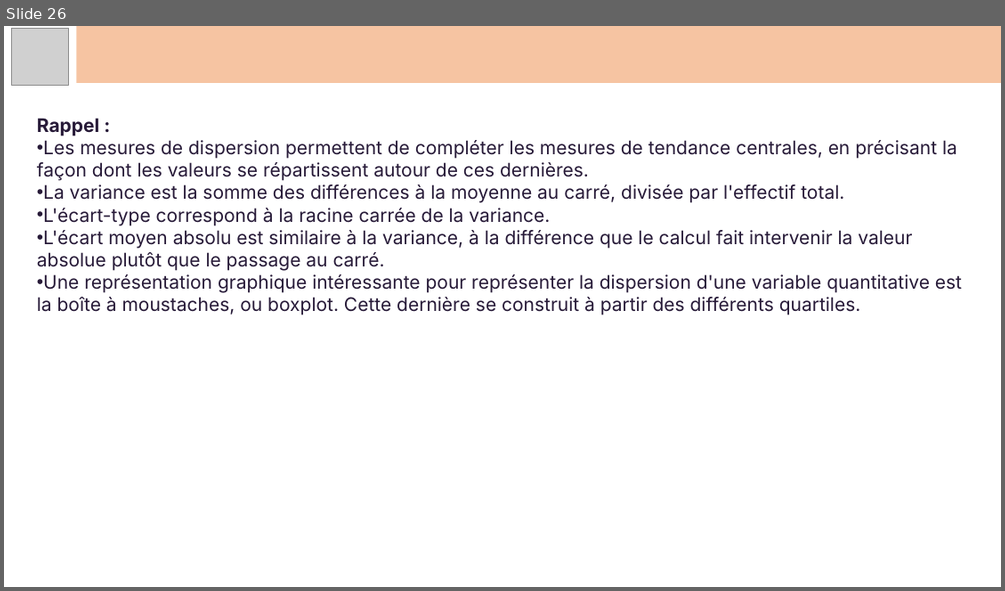
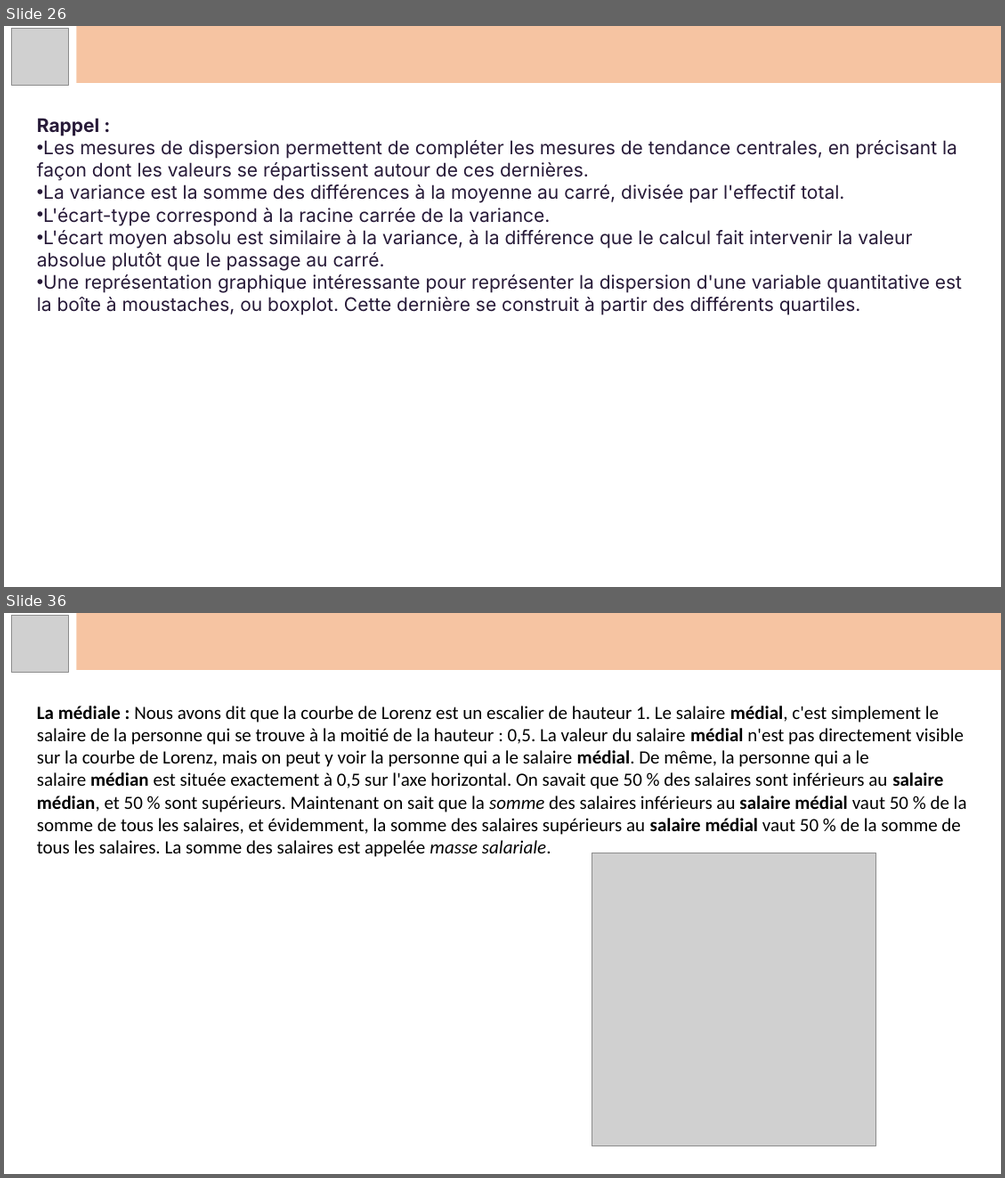
Before and after one commit to Koraiche/Artificial_Intelligence, a slide deck: Docs/Courses/Data Science/Data Analysis/Statistiques.pptx. Shown one above the other, each under a label of ours: slide 26 before the commit, slides 26 and 36 after it; the slides between them are not shown. The pictures are 1005x591 and 1005x1178 pixels, drawn with LibreOffice and Linux fonts; fonts in the diff are those of the drawing; grey boxes stand for pictures. Boxes give left, top, right and bottom in pixels: in the first picture for what was removed or moved away, otherwise in the second. Text is boxed around its words. In the diff, an @@ line names an element or a change of style, - is before the commit and + after.

```diff
--- a/Docs/Courses/Data Science/Data Analysis/Statistiques.pptx
+++ b/Docs/Courses/Data Science/Data Analysis/Statistiques.pptx
@@ slide 36 added at <box>4,613,1001,1174</box>, background #FFFFFF @@
@@ picture added at <box>11,616,68,672</box> @@
@@ rectangle added at <box>77,613,1001,670</box>, fill #F4B183 at 75% opacity @@
@@ text added at <box>37,706,967,857</box>, 18 pt, text #000000 @@
+La médiale : Nous avons dit que la courbe de Lorenz est un escalier de hauteur 1. Le salaire médial, c'est simplement le salaire de la personne qui se trouve à la moitié de la hauteur : 0,5. La valeur du salaire médial n'est pas directement visible sur la courbe de Lorenz, mais on peut y voir la personne qui a le salaire médial. De même, la personne qui a le salaire médian est située exactement à 0,5 sur l'axe horizontal. On savait que 50 % des salaires sont inférieurs au salaire médian, et 50 % sont supérieurs. Maintenant on sait que la somme des salaires inférieurs au salaire médial vaut 50 % de la somme de tous les salaires, et évidemment, la somme des salaires supérieurs au salaire médial vaut 50 % de la somme de tous les salaires. La somme des salaires est appelée masse salariale.
@@ picture added at <box>591,853,876,1145</box> @@
```
Also in this commit, not shown: 19 other slides added, 23 other files.
